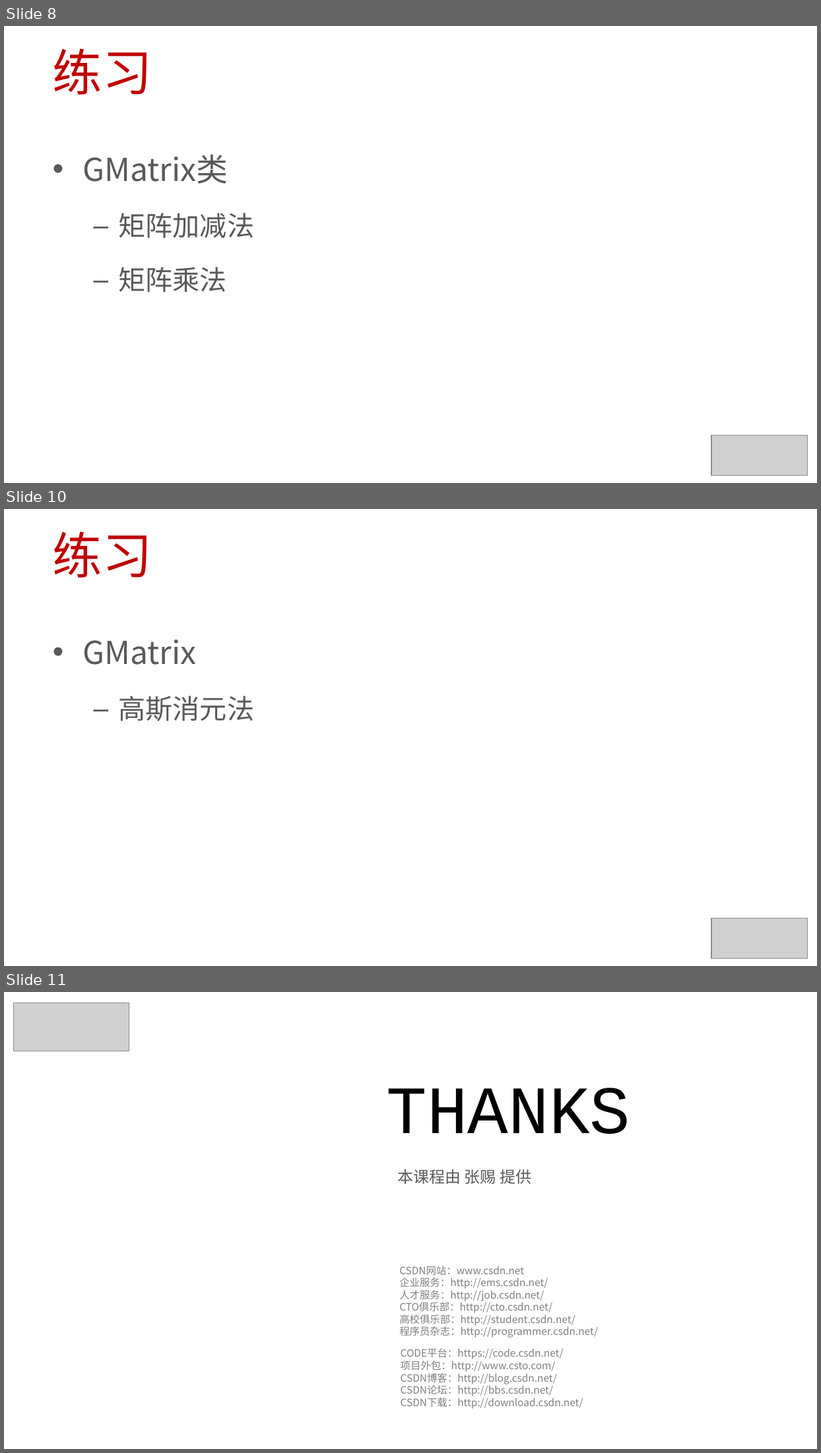
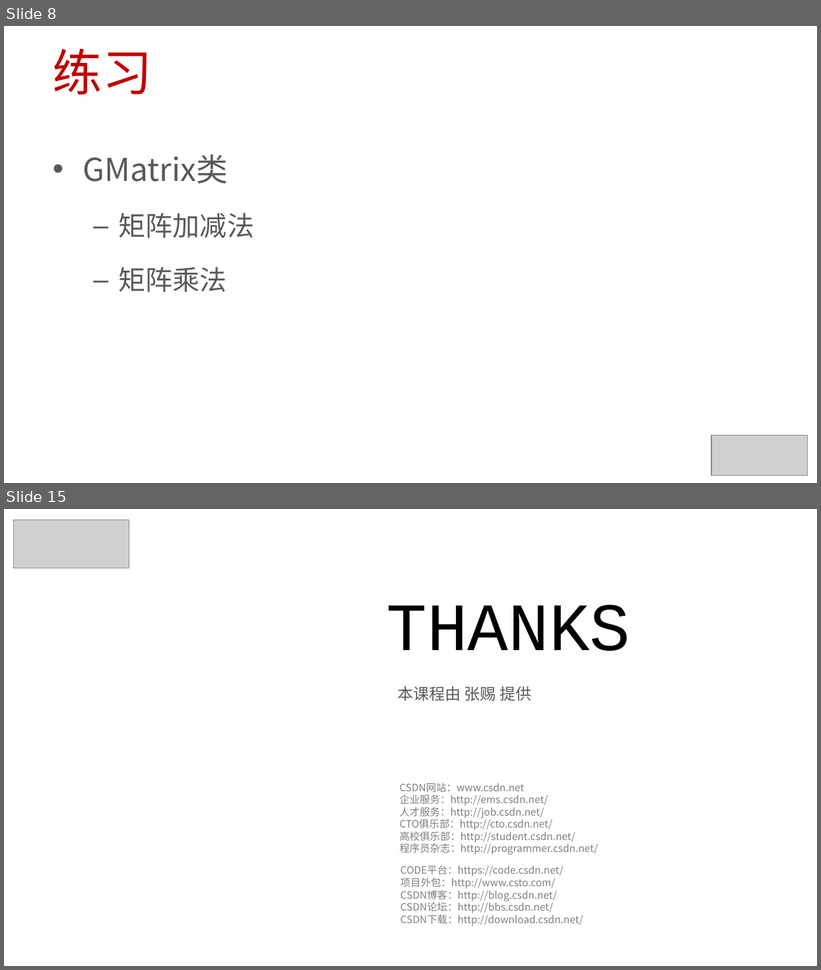
Before and after one commit to 0000duck/ComputerGraphicsBasics, a slide deck: PPT/C++练习.pptx. Shown one above the other, each under a label of ours: slides 8, 10 and 11 before the commit, slides 8 and 15 after it; the slides between them are not shown. The pictures are 821x1453 and 821x970 pixels, drawn with LibreOffice and Linux fonts; fonts in the diff are those of the drawing; grey boxes stand for pictures; background and template pictures are left out. Boxes give left, top, right and bottom in pixels: in the first picture for what was removed or moved away, otherwise in the second. Text is boxed around its words. In the diff, an @@ line names an element or a change of style, - is before the commit and + after.

```diff
--- a/PPT/C++练习.pptx
+++ b/PPT/C++练习.pptx
@@ slide 10 removed at (4,509,817,966), background #FFFFFF @@
@@ title removed at (53,531,152,578) @@
-练习
@@ text removed at (83,640,254,722) @@
-• GMatrix
-  – 高斯消元法
@@ picture removed at (712,919,807,958) @@
@@ what was slide 11 is now slide 15 @@
```
Also in this commit, not shown: 5 slides added, 2 other files.
